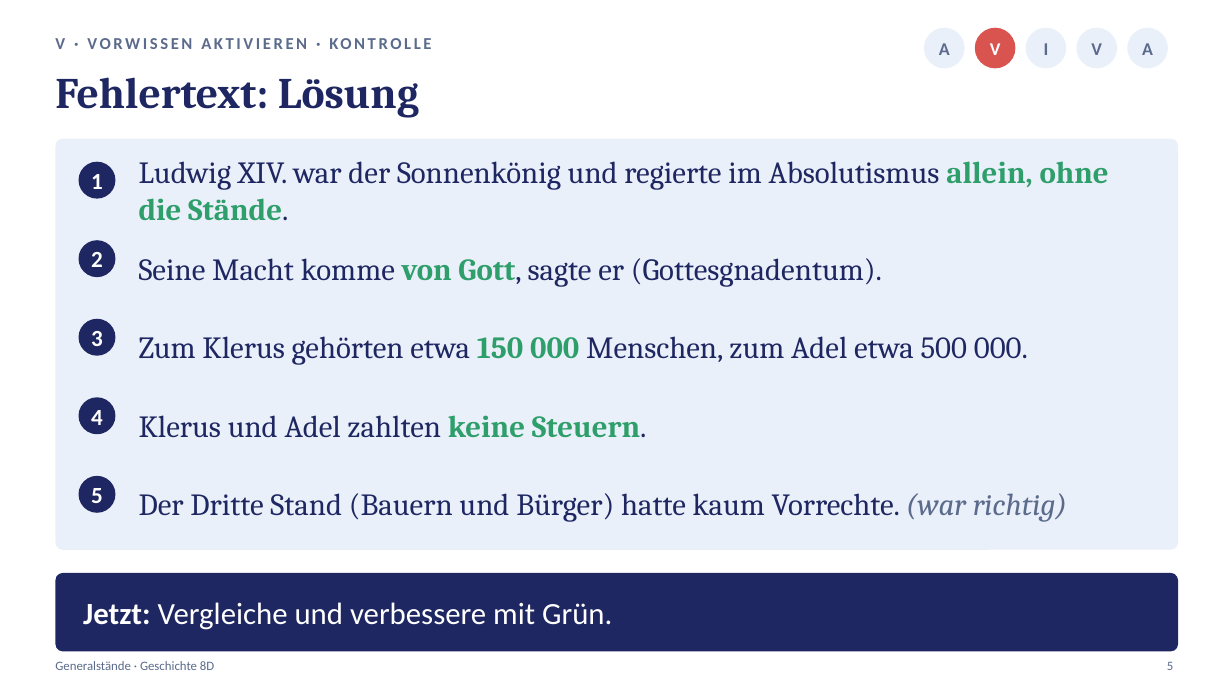
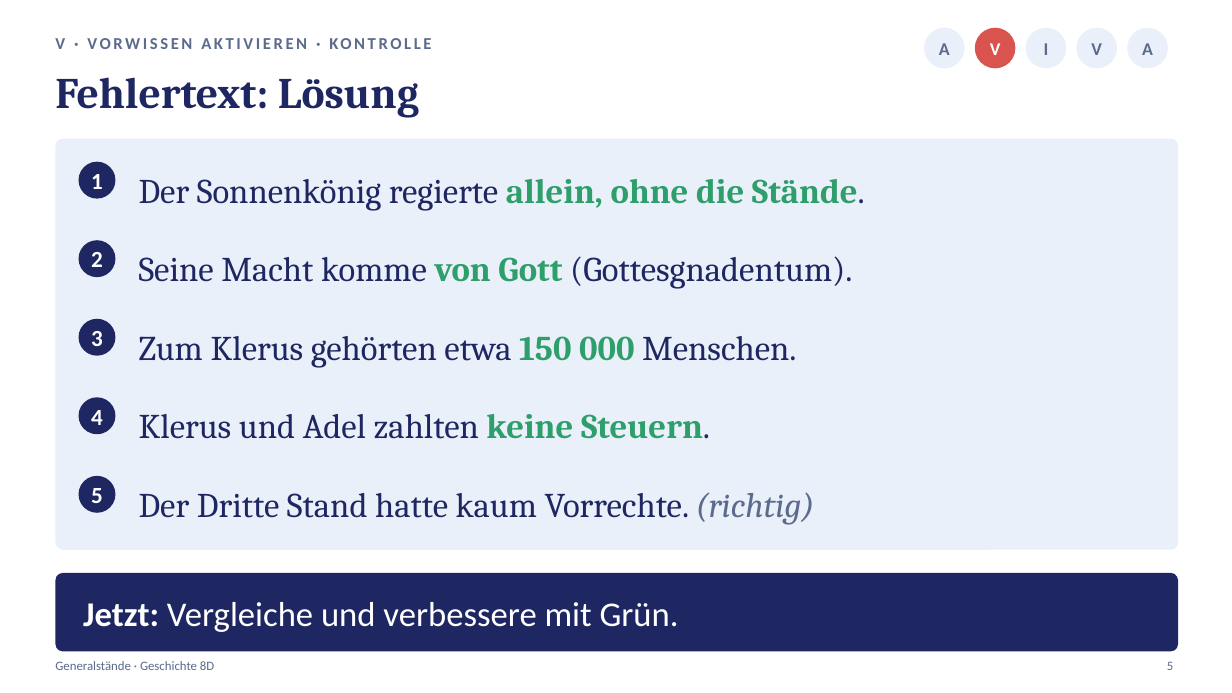
Before and after one commit to golzkonstantin-gif/Schule, a slide deck: slide 5 of Geschichte_8D/Generalstaende/Praesentation_Generalstaende_8D.pptx. Drawn at 1232x693 pixels with LibreOffice and Linux fonts; fonts in the diff are those of the drawing. Boxes give left, top, right and bottom in pixels: in the first picture for what was removed or moved away, otherwise in the second. Text is boxed around its words. In the diff, an @@ line names an element or a change of style, - is before the commit and + after.

```diff
--- a/Geschichte_8D/Generalstaende/Praesentation_Generalstaende_8D.pptx
+++ b/Geschichte_8D/Generalstaende/Praesentation_Generalstaende_8D.pptx
@@ text at [139,179,865,211]: text changed; size 24 to 27 pt @@
-Ludwig XIV. war der Sonnenkönig und regierte im Absolutismus allein, ohne die Stände.
+Der Sonnenkönig regierte allein, ohne die Stände.
@@ text at [139,256,853,289]: text changed; size 24 to 27 pt @@
-Seine Macht komme von Gott, sagte er (Gottesgnadentum).
+Seine Macht komme von Gott (Gottesgnadentum).
@@ text at [139,336,796,368]: text changed; size 24 to 27 pt @@
-Zum Klerus gehörten etwa 150 000 Menschen, zum Adel etwa 500 000.
+Zum Klerus gehörten etwa 150 000 Menschen.
@@ text "Klerus und Adel zahlten keine ..." at [139,414,710,439]: size 24 to 27 pt @@
@@ text at [139,492,815,525]: text changed; size 24 to 27 pt @@
-Der Dritte Stand (Bauern und Bürger) hatte kaum Vorrechte. (war richtig)
+Der Dritte Stand hatte kaum Vorrechte. (richtig)
@@ text "Jetzt: Vergleiche und verbessere mit ..." at [83,602,679,632]: size 24 to 27 pt @@
```
Also in this commit, not shown: 17 other slides changed, 21 other files.
